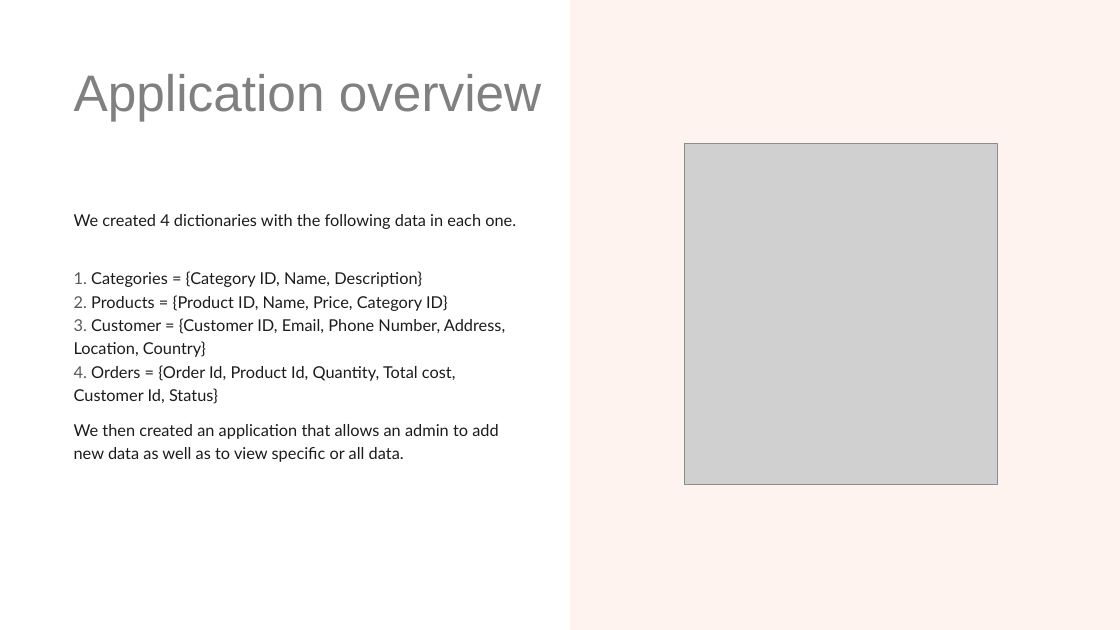
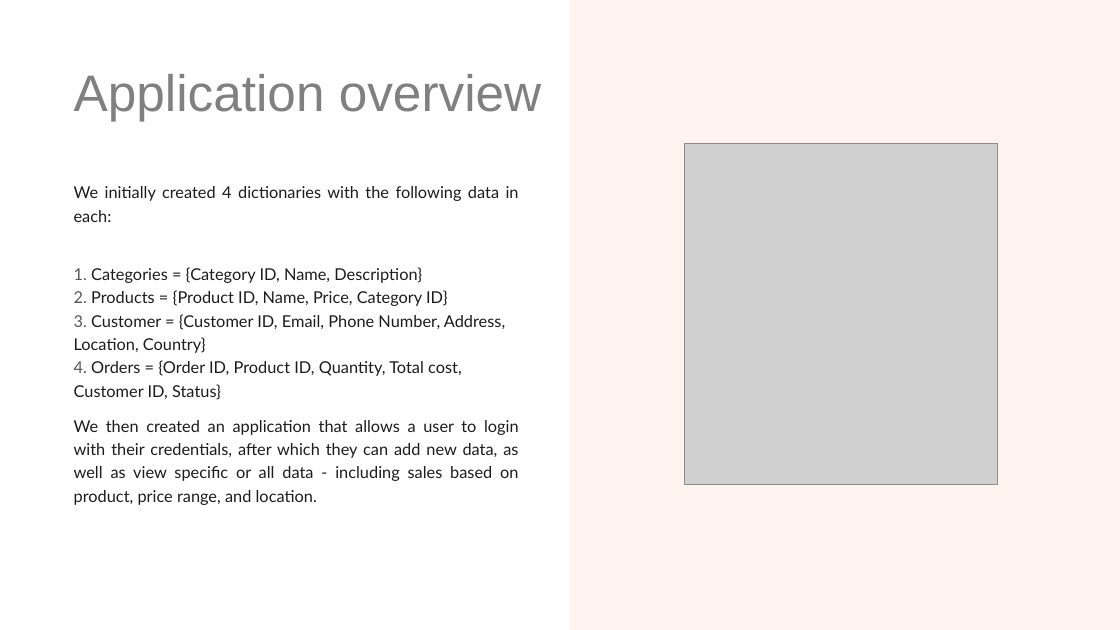
Before and after one commit to cooltheo17/WileyEdge_Project_2_Theo_Bessy, a slide deck: slide 3 of The Evil Garden.pptx. Drawn at 1120x630 pixels with LibreOffice and Linux fonts; fonts in the diff are those of the drawing; grey boxes stand for pictures. Boxes give left, top, right and bottom in pixels: in the first picture for what was removed or moved away, otherwise in the second. Text is boxed around its words. In the diff, an @@ line names an element or a change of style, - is before the commit and + after.

```diff
--- a/The Evil Garden.pptx
+++ b/The Evil Garden.pptx
@@ text at <box>74,186,519,481</box>: text changed @@
-We created 4 dictionaries with the following data in each one.
-1. Categories = {Category ID, Name, Description}
-2. Products = {Product ID, Name, Price, Category ID}
-3. Customer = {Customer ID, Email, Phone Number, Address, Location, Country}
-4. Orders = {Order Id, Product Id, Quantity, Total cost, Customer Id, Status}
-We then created an application that allows an admin to add new data as well as to view specific or all data.
+We initially created 4 dictionaries with the following data in each:
+1. Categories = {Category ID, Name, Description}
+2. Products = {Product ID, Name, Price, Category ID}
+3. Customer = {Customer ID, Email, Phone Number, Address, Location, Country}
+4. Orders = {Order ID, Product ID, Quantity, Total cost, Customer ID, Status}
+We then created an application that allows a user to login with their credentials, after which they can add new data, as well as view specific or all data - including sales based on product, price range, and location.
```
Also in this commit, not shown: 1 slide added, 1 slide removed.
